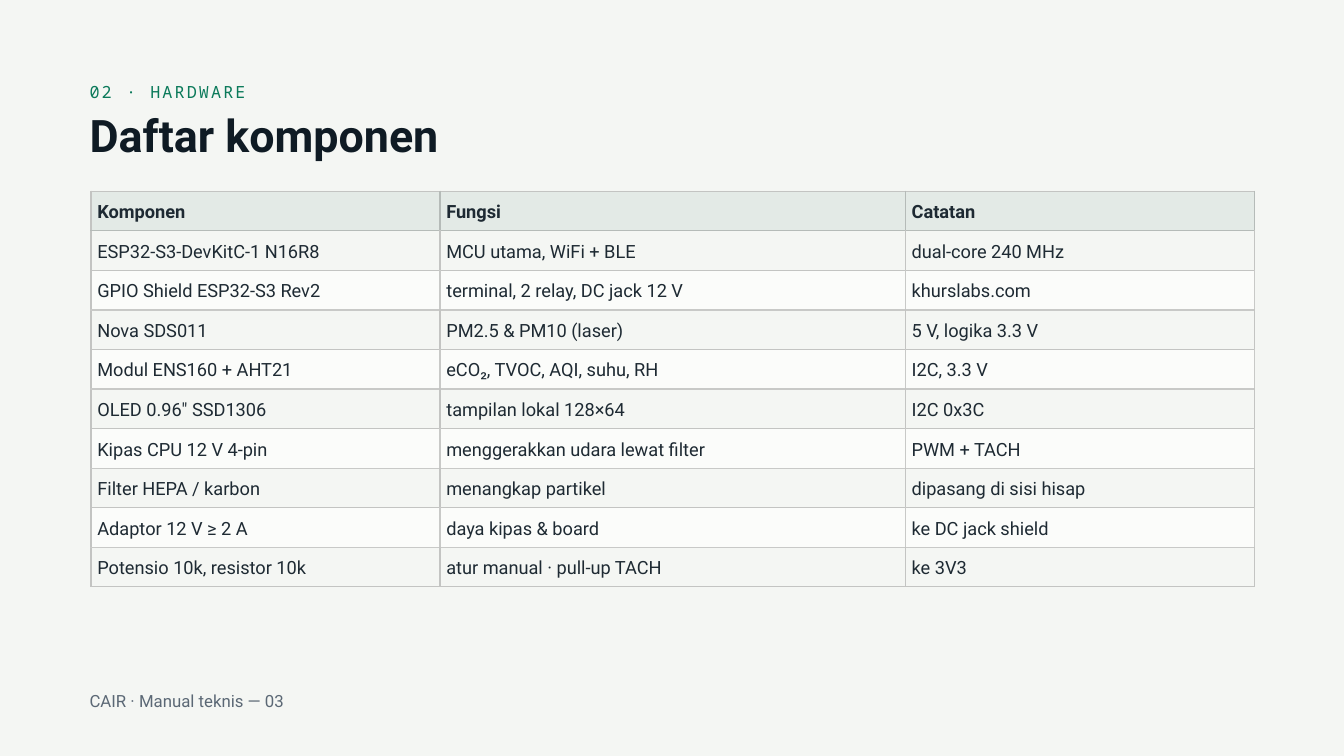
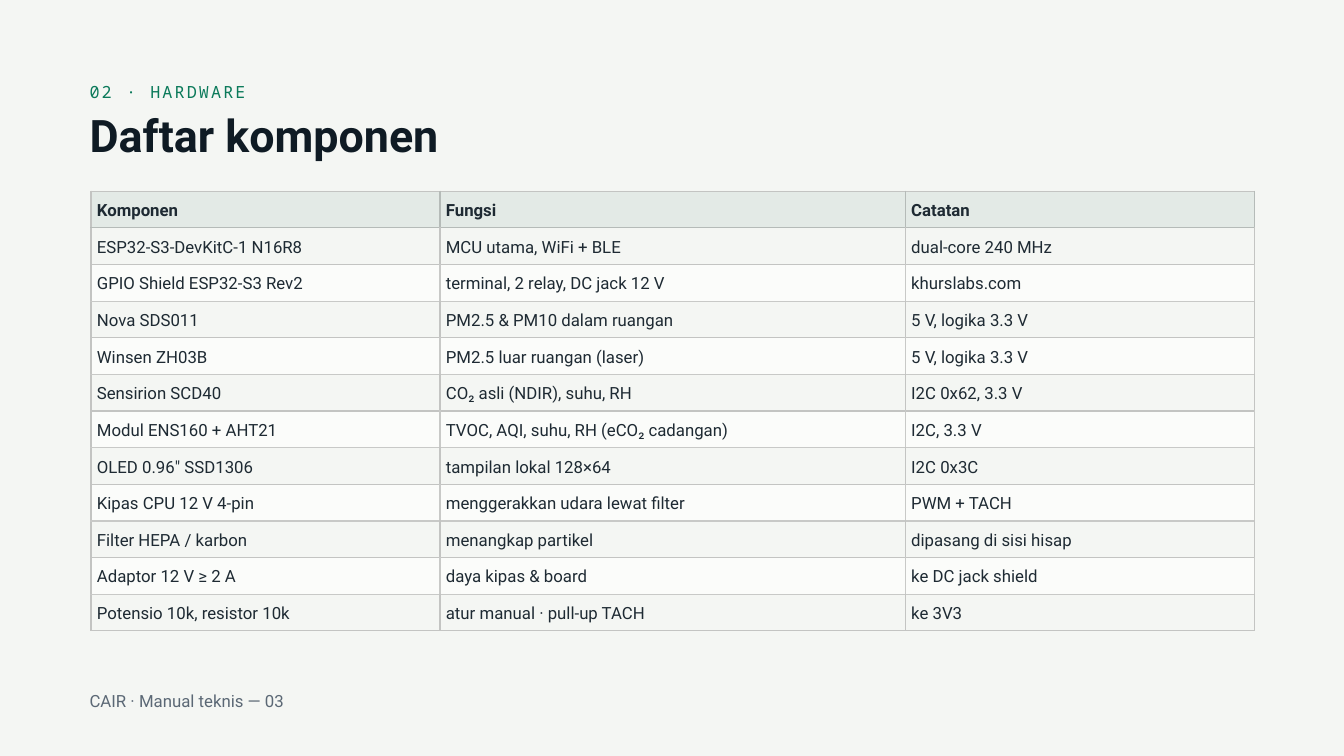
Before and after one commit to cecep1105/esp32_airpurifier, a slide deck: slide 3 of Manual CAIR Air Purifier.pptx. Drawn at 1344x756 pixels with LibreOffice and Linux fonts; fonts in the diff are those of the drawing. Boxes give left, top, right and bottom in pixels: in the first picture for what was removed or moved away, otherwise in the second. Text is boxed around its words. In the diff, an @@ line names an element or a change of style, - is before the commit and + after.

```diff
--- a/Manual CAIR Air Purifier.pptx
+++ b/Manual CAIR Air Purifier.pptx
@@ table at bbox=[91, 192, 1254, 631] @@
-row 4: Nova SDS011 | PM2.5 & PM10 (laser) | 5 V, logika 3.3 V
-row 5: Modul ENS160 + AHT21 | eCO₂, TVOC, AQI, suhu, RH | I2C, 3.3 V
+row 4: Nova SDS011 | PM2.5 & PM10 dalam ruangan | 5 V, logika 3.3 V
+row 5: Winsen ZH03B | PM2.5 luar ruangan (laser) | 5 V, logika 3.3 V
+row 6: Sensirion SCD40 | CO₂ asli (NDIR), suhu, RH | I2C 0x62, 3.3 V
+row 7: Modul ENS160 + AHT21 | TVOC, AQI, suhu, RH (eCO₂ cadangan) | I2C, 3.3 V
```
Also in this commit, not shown: 10 other slides changed.
